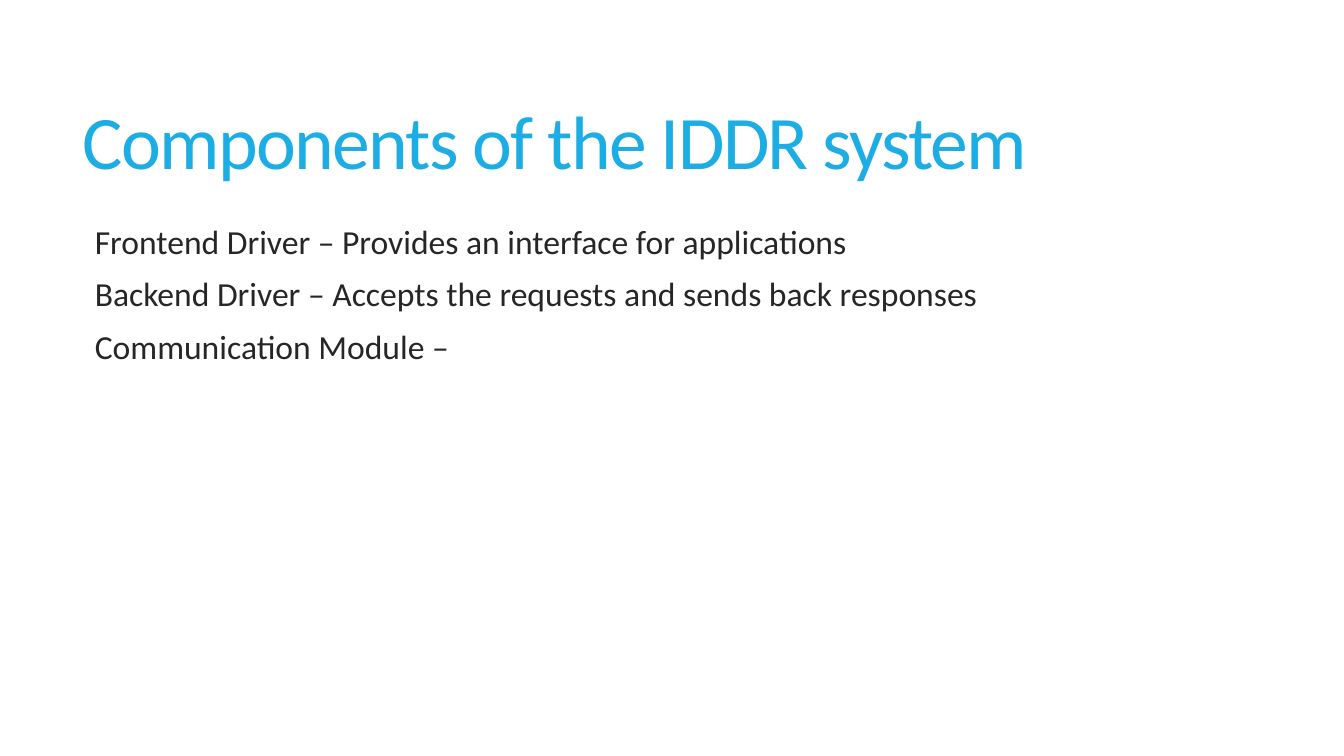
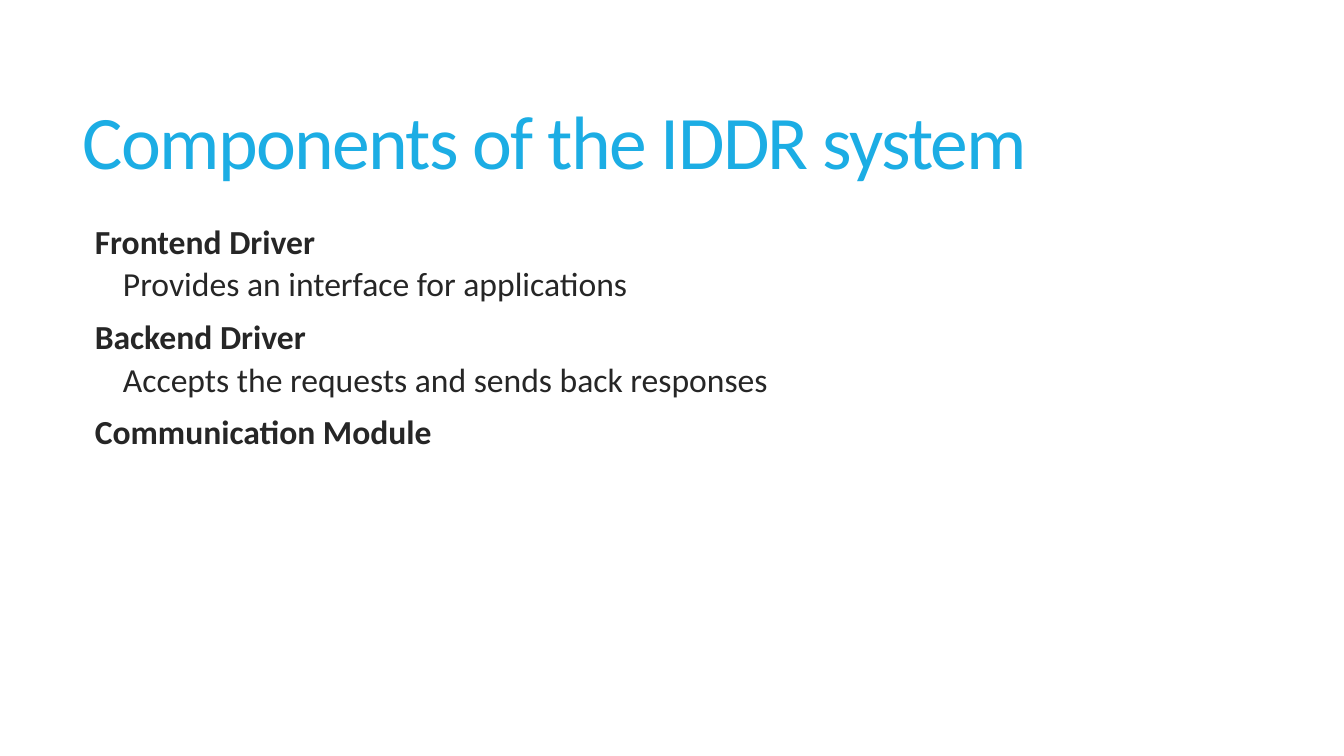
Before and after one commit to sushirol/Isolated-Driver-Domain, a slide deck: slide 12 of doc/presentation/IDDR.pptx. Drawn at 1344x756 pixels with LibreOffice and Linux fonts; fonts in the diff are those of the drawing. Boxes give left, top, right and bottom in pixels: in the first picture for what was removed or moved away, otherwise in the second. Text is boxed around its words. In the diff, an @@ line names an element or a change of style, - is before the commit and + after.

```diff
--- a/doc/presentation/IDDR.pptx
+++ b/doc/presentation/IDDR.pptx
@@ text at bbox=[95, 230, 767, 445]: text changed @@
-  Frontend Driver – Provides an interface for applications
-  Backend Driver – Accepts the requests and sends back responses
-  Communication Module –
+  Frontend Driver
+    Provides an interface for applications
+  Backend Driver
+    Accepts the requests and sends back responses
+  Communication Module
```
Also in this commit, not shown: 9 other slides changed, 5 slides added.
